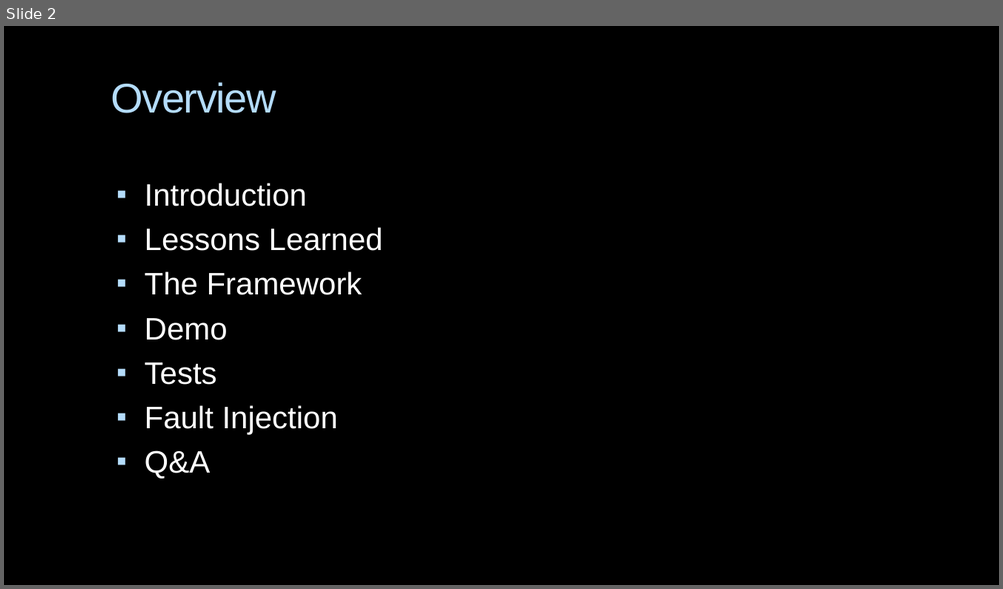
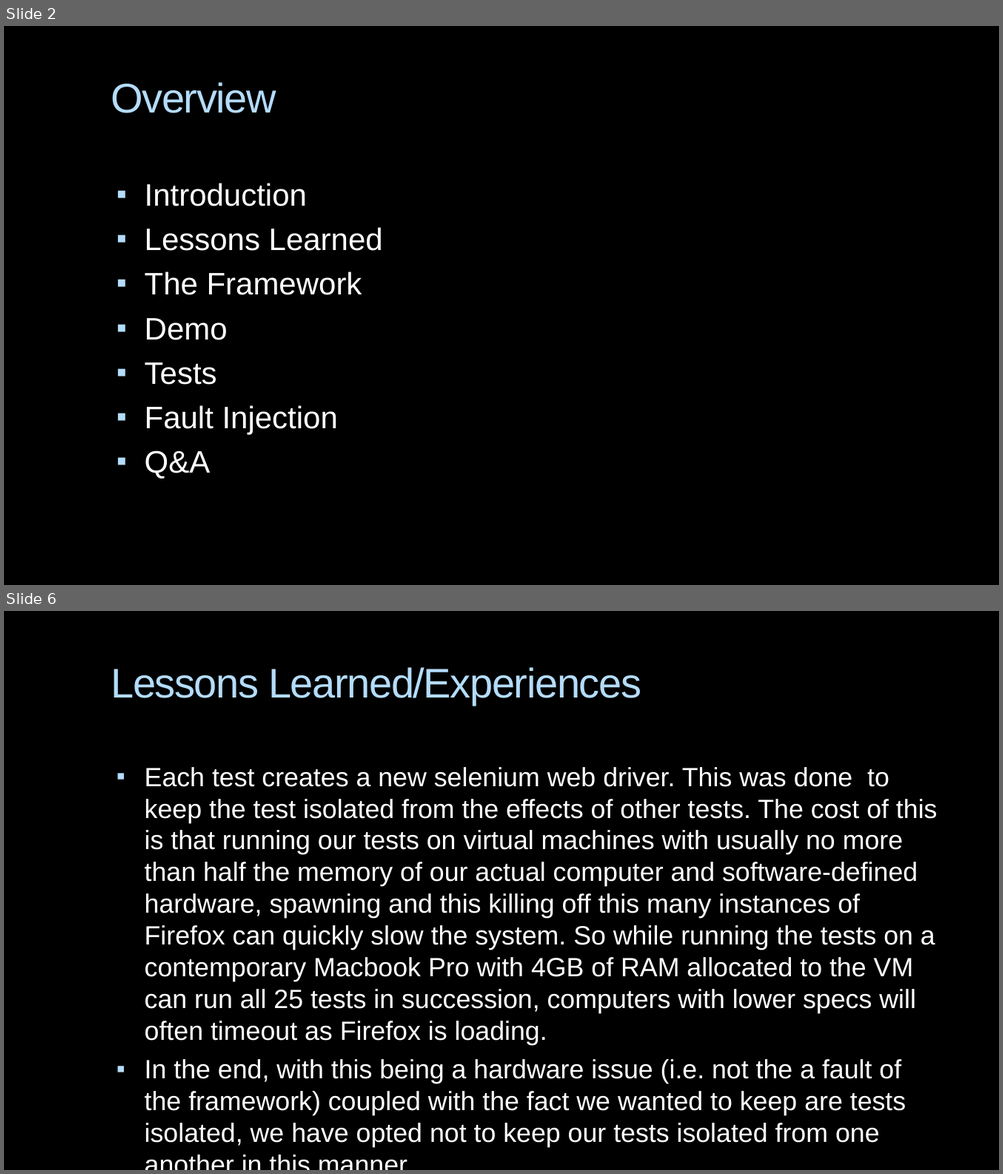
Before and after one commit to CSCI-362-03-2015/Team2, a slide deck: TeamToo_presentation.pptx. Shown one above the other, each under a label of ours: slide 2 before the commit, slides 2 and 6 after it; the slides between them are not shown. The pictures are 1003x589 and 1003x1174 pixels, drawn with LibreOffice and Linux fonts; fonts in the diff are those of the drawing; background and template pictures are left out. Boxes give left, top, right and bottom in pixels: in the first picture for what was removed or moved away, otherwise in the second. Text is boxed around its words. In the diff, an @@ line names an element or a change of style, - is before the commit and + after.

```diff
--- a/TeamToo_presentation.pptx
+++ b/TeamToo_presentation.pptx
@@ slide 6 added at [4,611,999,1170], background picture (left out) @@
@@ title added at [111,667,641,705], 40 pt, text #B4DCFA @@
+Lessons Learned/Experiences
@@ text added at [145,767,937,1147], 25.5 pt, text #FFFFFF @@
+▪ Each test creates a new selenium web driver. This was done to keep the test isolated from the effects of other tests. The cost of this is that running our tests on virtual machines with usually no more than half the memory of our actual computer and software-defined hardware, spawning and this killing off this many instances of Firefox can quickly slow the system. So while running the tests on a contemporary Macbook Pro with 4GB of RAM allocated to the VM can run all 25 tests in succession, computers with lower specs will often timeout as Firefox is loading.
+▪ In the end, with this being a hardware issue (i.e. not the a fault of the framework) coupled with the fact we wanted to keep are tests isolated, we have opted not to keep our tests isolated from one another in this manner.
```
Also in this commit, not shown: 6 slides changed, 2 other slides added, 2 other files.
